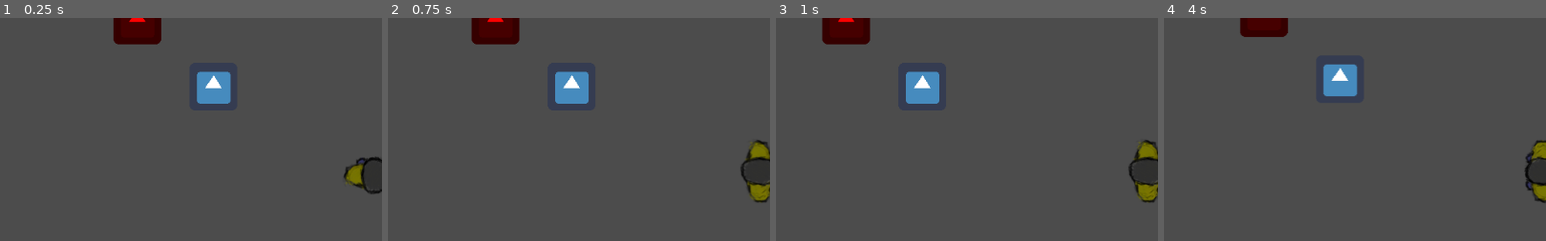
Above: before the commit, frames 1-4 (left to right).
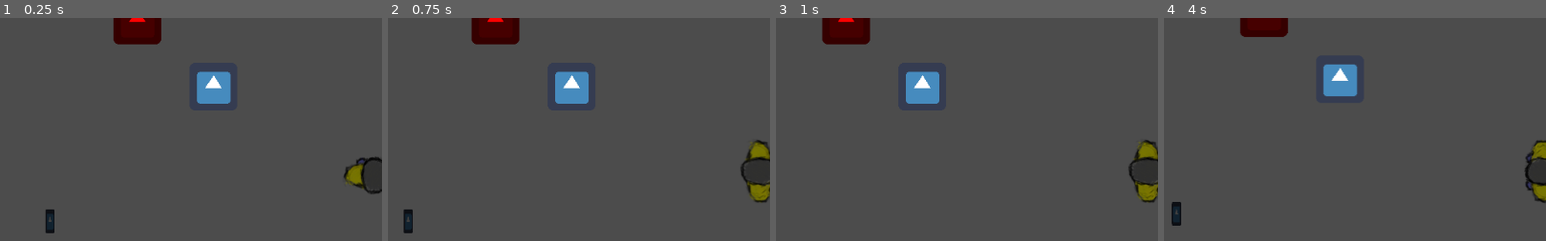
Above: after the commit, the same moments.

Repository: MilanVasko/ludum-dare-50
Game: Godot game, scene res://ingame/ingame.tscn
Two runs of this game, one before a commit and one after it. Both use one fixed random seed, a clock stepped at 60 frames per second and the inputs below. The engine's default icon, where the game draws it, is replaced by a stand-in: a white triangle on a blue panel in a dark square.
Inputs:
- Up to frame 1 (0.25 s): no input
- Up to frame 2 (0.75 s): tap Enter at 0.5 s; hold D (right) from 0.53 s (still down); tap E (use, bound only after the commit) at 0.6 s
- Up to frame 3 (1 s): keep holding D (right)
- Up to frame 4 (4 s): release D (right) at 1.28 s; hold S (down) 1.28-2.03 s; tap Shift (run) at 1.35 s; tap E (use, bound only after the commit) at 1.55, 2.1, 2.85, 3.8 s; hold D (right) 2.03-2.78 s; tap Space at 2.75 s; hold W (up) 2.78-3.53 s; hold A (left) from 3.53 s (still down); hold Shift (run) from 3.53 s (still down)
The pictures show only the part of the screen within x 1-51%, y 16-66%; the shares and areas given below are measured in that part.

The runs differ from the first frame. In frame 1, 0.2% of the frame differs, in the area x 12-15%, y 85-97%; in frame 2, 0.3%, in the area x 4-7%, y 85-97%; in frame 3, nothing differs; in frame 4, 0.3%.

Commit message:
Add usable radio

Diff:
--- a/ingame/ingame.tscn
+++ b/ingame/ingame.tscn
@@ -1,9 +1,10 @@
-[gd_scene load_steps=5 format=2]
+[gd_scene load_steps=6 format=2]
 
 [ext_resource path="res://fire/fire.tscn" type="PackedScene" id=1]
 [ext_resource path="res://player/player.tscn" type="PackedScene" id=2]
 [ext_resource path="res://ingame_gui/ingame_gui.tscn" type="PackedScene" id=3]
 [ext_resource path="res://obstacle/obstacle.tscn" type="PackedScene" id=4]
+[ext_resource path="res://radio/radio.tscn" type="PackedScene" id=5]
 
 [node name="Ingame" type="Node2D"]
 
@@ -24,3 +25,6 @@
 position = Vector2( 629, 136 )
 
 [node name="Fire" parent="." instance=ExtResource( 1 )]
+
+[node name="Radio" parent="Fire" instance=ExtResource( 5 )]
+position = Vector2( -117, 270 )
--- /dev/null
+++ b/player/hands.gd
@@ -0,0 +1,27 @@
+extends Node2D
+
+var close_usable_object: Node2D = null
+
+func _process(delta: float) -> void:
+	if close_usable_object != null && Input.is_action_just_pressed("use"):
+		close_usable_object.use()
+
+func _on_object_entered(body: CollisionObject2D) -> void:
+	object_entered(body)
+
+func _on_object_exited(body: CollisionObject2D) -> void:
+	object_exited(body)
+
+func _on_area_entered(area: CollisionObject2D) -> void:
+	object_entered(area)
+
+func _on_area_exited(area: CollisionObject2D) -> void:
+	object_exited(area)
+
+func object_entered(obj: CollisionObject2D) -> void:
+	if obj.has_method("use"):
+		close_usable_object = obj
+
+func object_exited(obj: CollisionObject2D) -> void:
+	if close_usable_object == obj:
+		close_usable_object = null
--- a/player/player.tscn
+++ b/player/player.tscn
@@ -1,8 +1,9 @@
-[gd_scene load_steps=6 format=2]
+[gd_scene load_steps=8 format=2]
 
 [ext_resource path="res://player/player.png" type="Texture" id=1]
 [ext_resource path="res://player/player.gd" type="Script" id=2]
 [ext_resource path="res://player/player_still2.png" type="Texture" id=3]
+[ext_resource path="res://player/hands.gd" type="Script" id=4]
 
 [sub_resource type="SpriteFrames" id=2]
 animations = [ {
@@ -15,8 +16,14 @@
 [sub_resource type="CircleShape2D" id=1]
 radius = 30.1496
 
+[sub_resource type="CircleShape2D" id=3]
+radius = 114.355
+
 [node name="Player" type="KinematicBody2D"]
 script = ExtResource( 2 )
+
+[node name="Hands" type="Node2D" parent="."]
+script = ExtResource( 4 )
 
 [node name="Camera2D" type="Camera2D" parent="."]
 current = true
@@ -28,3 +35,13 @@
 
 [node name="CollisionShape2D" type="CollisionShape2D" parent="."]
 shape = SubResource( 1 )
+
+[node name="Area2D" type="Area2D" parent="."]
+
+[node name="CollisionShape2D" type="CollisionShape2D" parent="Area2D"]
+shape = SubResource( 3 )
+
+[connection signal="area_entered" from="Area2D" to="Hands" method="_on_area_entered"]
+[connection signal="area_exited" from="Area2D" to="Hands" method="_on_area_exited"]
+[connection signal="body_entered" from="Area2D" to="Hands" method="_on_object_entered"]
+[connection signal="body_exited" from="Area2D" to="Hands" method="_on_object_exited"]
--- a/project.godot
+++ b/project.godot
@@ -50,6 +50,12 @@
 , Object(InputEventJoypadButton,"resource_local_to_scene":false,"resource_name":"","device":0,"button_index":0,"pressure":0.0,"pressed":false,"script":null)
  ]
 }
+use={
+"deadzone": 0.5,
+"events": [ Object(InputEventKey,"resource_local_to_scene":false,"resource_name":"","device":0,"alt":false,"shift":false,"control":false,"meta":false,"command":false,"pressed":false,"scancode":0,"physical_scancode":69,"unicode":0,"echo":false,"script":null)
+, Object(InputEventJoypadButton,"resource_local_to_scene":false,"resource_name":"","device":0,"button_index":2,"pressure":0.0,"pressed":false,"script":null)
+ ]
+}
 
 [physics]
 
--- /dev/null
+++ b/radio/radio.gd
@@ -0,0 +1,5 @@
+extends CollisionObject2D
+
+func use():
+	print("Open exit!")
+	pass
--- /dev/null
+++ b/radio/radio.tscn
@@ -0,0 +1,18 @@
+[gd_scene load_steps=4 format=2]
+
+[ext_resource path="res://icon.png" type="Texture" id=1]
+[ext_resource path="res://radio/radio.gd" type="Script" id=2]
+
+[sub_resource type="RectangleShape2D" id=1]
+extents = Vector2( 6.5, 16 )
+
+[node name="Radio" type="Area2D"]
+script = ExtResource( 2 )
+
+[node name="Sprite" type="Sprite" parent="."]
+modulate = Color( 0.247059, 0.247059, 0.247059, 1 )
+scale = Vector2( 0.2, 0.5 )
+texture = ExtResource( 1 )
+
+[node name="CollisionShape2D" type="CollisionShape2D" parent="."]
+shape = SubResource( 1 )
